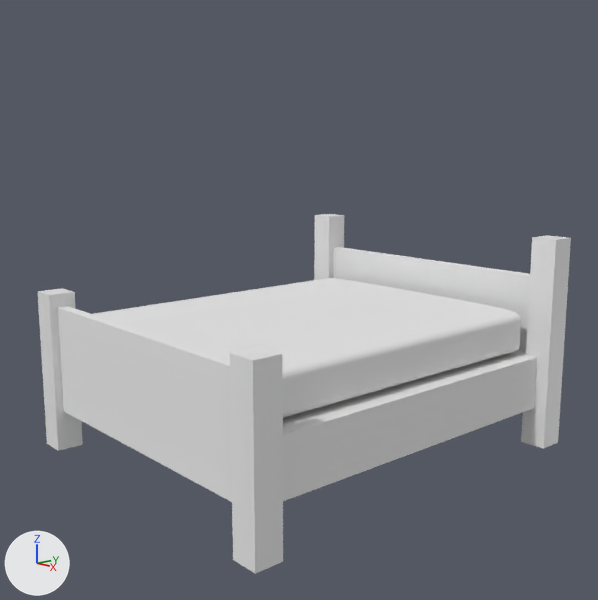
A saved change to the Blender file Assets/models/floor_2/bedroom_sw/bed/bedroom_sw_bed.blend.
One viewpoint serves both versions: a camera (50 mm lens) standing at (6.44, -5.42, 2.95) and looking at (0.48, -0.18, 1.39). Arrows for +X, +Y and +Z are at lower left; the lights stay in place.

In view in the first picture: 'base', 'footboard', 'front legs', 'headboard', 'mattress', 'rear legs'.
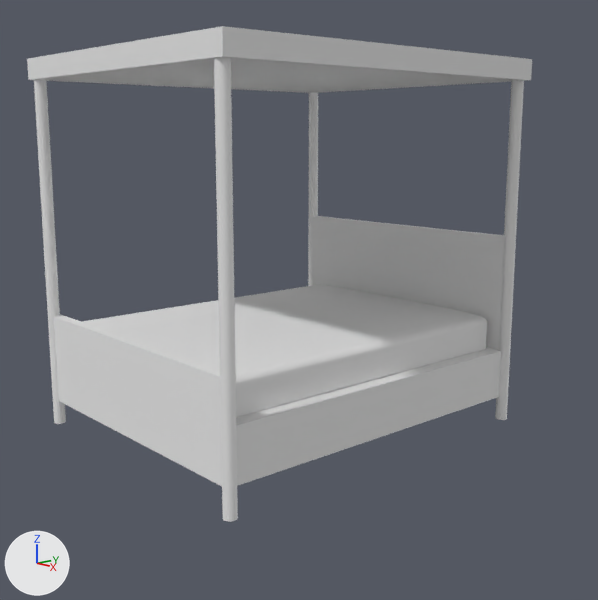
Commit message: bedroom_sw bed mesh work

Where the change shows, as pixel boxes (x1, y1, x2, y2) in the pictures (598 x 600 px):
'mattress', moved, rescaled: before (93, 278, 521, 418); after (82, 285, 487, 418)
'base', moved: before (283, 351, 537, 501); after (236, 348, 501, 486)
'canopy', added: after (27, 26, 532, 93)
'footboard', moved, rescaled: before (58, 306, 232, 502); after (54, 314, 237, 486)
'Cylinder', added: after (34, 57, 524, 522)
'headboard', moved, rescaled: before (333, 247, 530, 352); after (312, 216, 504, 350)
'front legs', deleted: before (38, 288, 283, 574)
'rear legs', deleted: before (314, 214, 571, 449)

Diff of the bpy script that builds the scene:
```diff
--- a/Assets/models/floor_2/bedroom_sw/bed/bedroom_sw_bed.blend.py
+++ b/Assets/models/floor_2/bedroom_sw/bed/bedroom_sw_bed.blend.py
@@ me_cylinder @@
+me_cylinder.from_pydata(...)  # 64 vertices, 32 faces; spans x 24.0..26.0, y -31.0..-29.0, z -1.0..1.0
+me_cylinder.polygons.foreach_set('use_smooth', [True] * 32)
@@ ob_rear_legs @@
-ob_rear_legs = bpy.data.objects.new('rear legs', me_cube_004)
-ob_rear_legs.location = (0.72, -0.34, 1.04)
-ob_rear_legs.scale = (0.125, 0.125, 1.0)
@@ ob_headboard @@
 ob_headboard = bpy.data.objects.new('headboard', me_cube_003)
-ob_headboard.location = (0.72, 1.41, 1.04)
-ob_headboard.scale = (1.5, 0.05, 0.625)
+ob_headboard.location = (0.0, 1.8, 1.1)
+ob_headboard.scale = (1.5, 0.05, 0.85)
@@ ob_footboard @@
 ob_footboard = bpy.data.objects.new('footboard', me_cube_002)
-ob_footboard.location = (0.72, -2.09, 0.91)
-ob_footboard.scale = (1.5, 0.05, 0.5)
+ob_footboard.location = (0.0, -1.77, 0.7)
+ob_footboard.scale = (1.5, 0.05, 0.45)
@@ ob_front_legs @@
-ob_front_legs = bpy.data.objects.new('front legs', me_cube_001)
-ob_front_legs.location = (0.72, -0.34, 0.79)
-ob_front_legs.scale = (0.125, 0.125, 0.75)
@@ ob_base @@
 ob_base = bpy.data.objects.new('base', me_cube)
-ob_base.location = (0.72, -0.34, 0.66)
+ob_base.location = (0.0, 0.0, 0.5)
 ob_base.scale = (1.5, 1.75, 0.25)
@@ ob_mattress @@
 ob_mattress = bpy.data.objects.new('mattress', me_cube_005)
-ob_mattress.location = (0.72, -0.34, 1.13)
-ob_mattress.scale = (1.35, 1.58, 0.215)
+ob_mattress.location = (0.0, 0.0, 0.9)
+ob_mattress.scale = (1.35, 1.71, 0.215)
 _m = ob_mattress.modifiers.new('Subsurf', 'SUBSURF')
@@ ob_cylinder @@
+ob_cylinder = bpy.data.objects.new('Cylinder', me_cylinder)
+ob_cylinder.location = (0.0, 0.0, 1.75)
+ob_cylinder.scale = (0.06, 0.06, 1.75)
+_m = ob_cylinder.modifiers.new('Mirror', 'MIRROR')
+_m.use_axis = (True, True, False)
@@ ob_canopy @@
+ob_canopy = bpy.data.objects.new('canopy', me_cube.copy())  # the mesh of ob_base
+ob_canopy.location = (0.0, 0.0, 3.6)
+ob_canopy.scale = (1.61, 1.87, 0.1)
```
